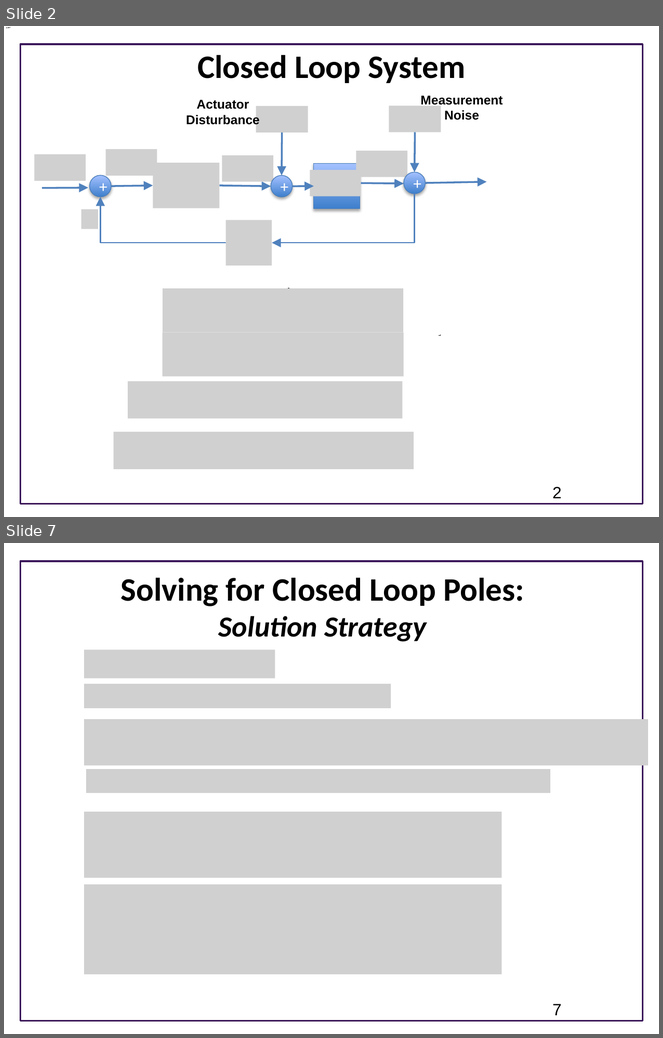
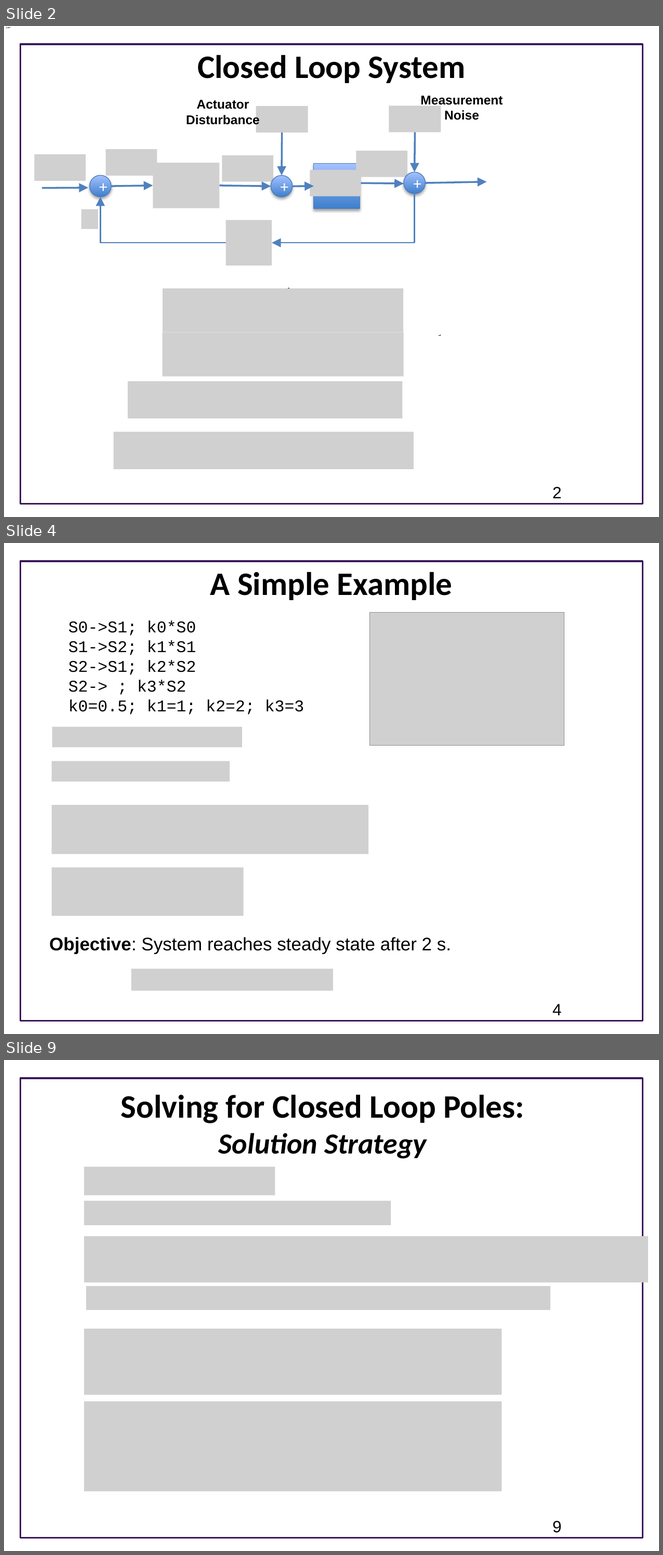
Before and after one commit to joseph-hellerstein/advanced-controls-lectures, a slide deck: Lecture_22-Designing-Closed-Loop-Systems/Designing-Proportional-Controllers.pptx. Shown one above the other, each under a label of ours: slides 2 and 7 before the commit, slides 2, 4 and 9 after it; the slides between them are not shown. The pictures are 663x1038 and 663x1555 pixels, drawn with LibreOffice and Linux fonts; fonts in the diff are those of the drawing; grey boxes stand for pictures; background and template pictures are left out. Boxes give left, top, right and bottom in pixels: in the first picture for what was removed or moved away, otherwise in the second. Text is boxed around its words. In the diff, an @@ line names an element or a change of style, - is before the commit and + after.

```diff
--- a/Lecture_22-Designing-Closed-Loop-Systems/Designing-Proportional-Controllers.pptx
+++ b/Lecture_22-Designing-Closed-Loop-Systems/Designing-Proportional-Controllers.pptx
@@ slide 4 added at (x1=4, y1=543, x2=659, y2=1034), background #FFFFFF; not listed: 1 template element that a slide beside it also shows @@
@@ title added at (x1=210, y1=572, x2=453, y2=600), 36 pt, text #000000, bold @@
+A Simple Example
@@ picture added at (x1=370, y1=613, x2=564, y2=745) @@
@@ text added at (x1=68, y1=621, x2=305, y2=715), 18 pt, text #000000 @@
+S0->S1; k0*S0
+S1->S2; k1*S1
+S2->S1; k2*S2
+S2-> ; k3*S2
+k0=0.5; k1=1; k2=2; k3=3
@@ picture added at (x1=52, y1=727, x2=242, y2=747) @@
@@ picture added at (x1=52, y1=761, x2=230, y2=782) @@
@@ picture added at (x1=52, y1=805, x2=369, y2=854) @@
@@ picture added at (x1=52, y1=868, x2=244, y2=916) @@
@@ text added at (x1=49, y1=937, x2=451, y2=954), 20 pt, text #000000 @@
+Objective: System reaches steady state after 2 s.
@@ picture added at (x1=131, y1=969, x2=333, y2=991) @@
@@ page number added at (x1=553, y1=1004, x2=562, y2=1016), 18 pt, text #000000 @@
+4
@@ what was slide 7 is now slide 9 @@
@@ page number at (x1=553, y1=1521, x2=562, y2=1533): text changed @@
-7
+9
```
Also in this commit, not shown: 4 slides changed, 5 other slides added, 2 slides removed.
